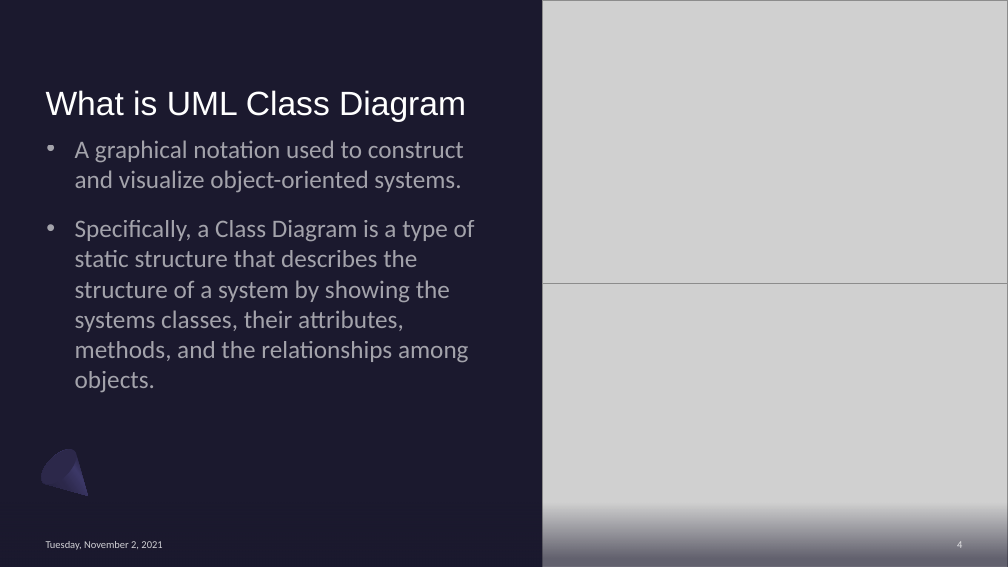
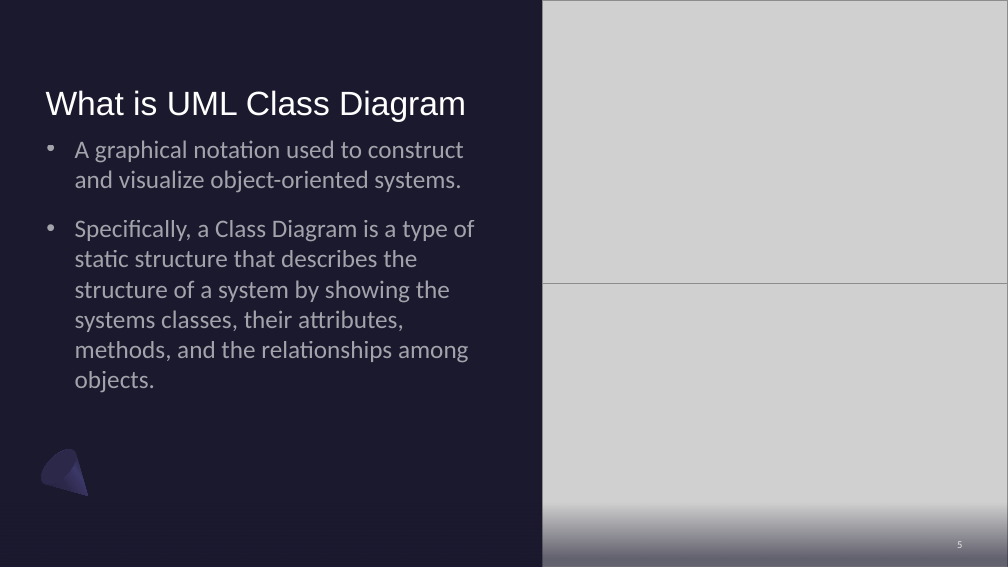
Before and after one commit to draidyn/ATMApplication, a slide deck: slide 5 of FinalPresentationClassDiagram.pptx (slide 4 before the commit). Drawn at 1008x567 pixels with LibreOffice and Linux fonts; fonts in the diff are those of the drawing; grey boxes stand for pictures. Boxes give left, top, right and bottom in pixels: in the first picture for what was removed or moved away, otherwise in the second. Text is boxed around its words. In the diff, an @@ line names an element or a change of style, - is before the commit and + after.

```diff
--- a/FinalPresentationClassDiagram.pptx
+++ b/FinalPresentationClassDiagram.pptx
@@ text removed at (x1=46, y1=541, x2=162, y2=550) @@
-Tuesday, November 2, 2021
```
Also in this commit, not shown: 16 other slides changed, 7 slides added, 1 slide removed.
